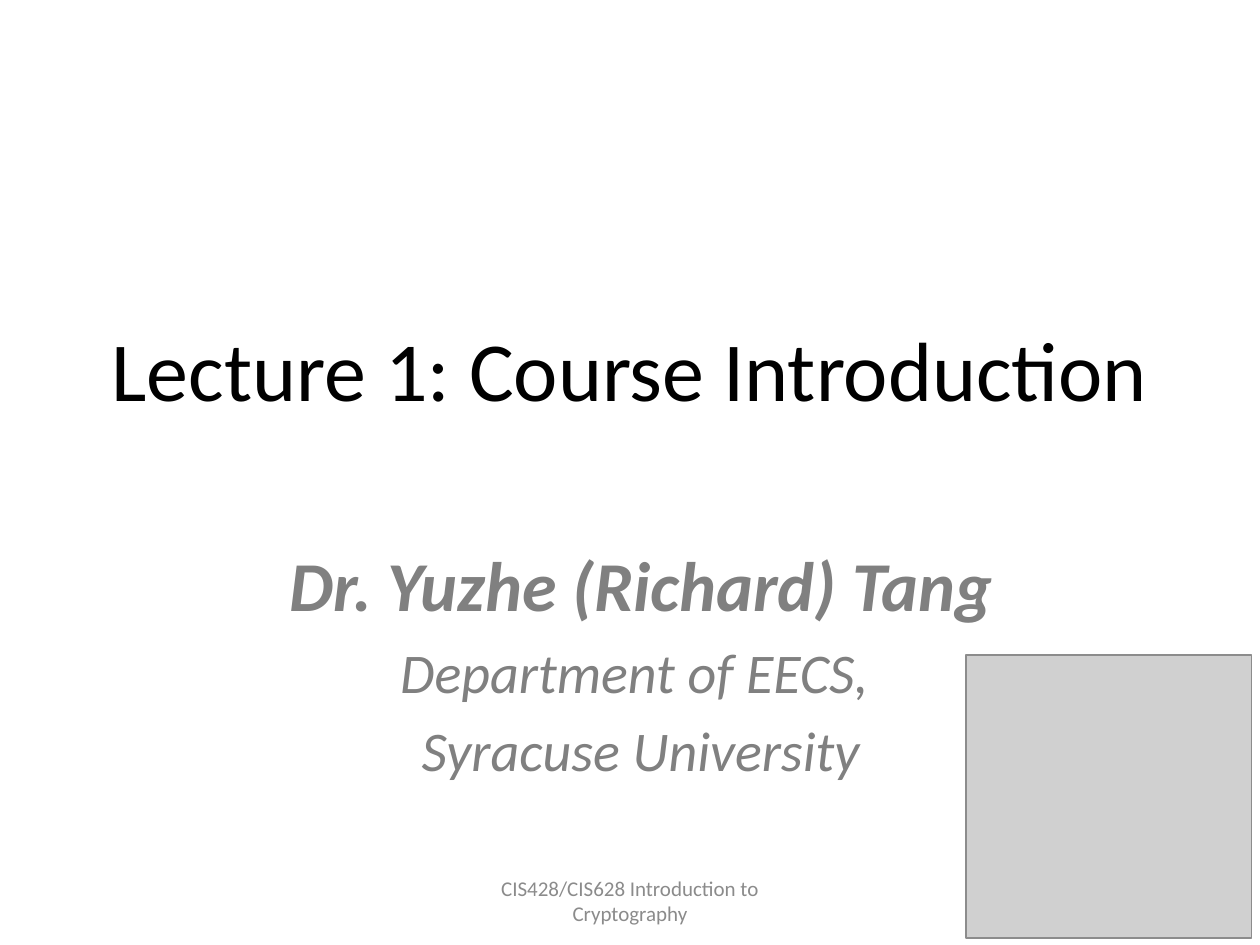
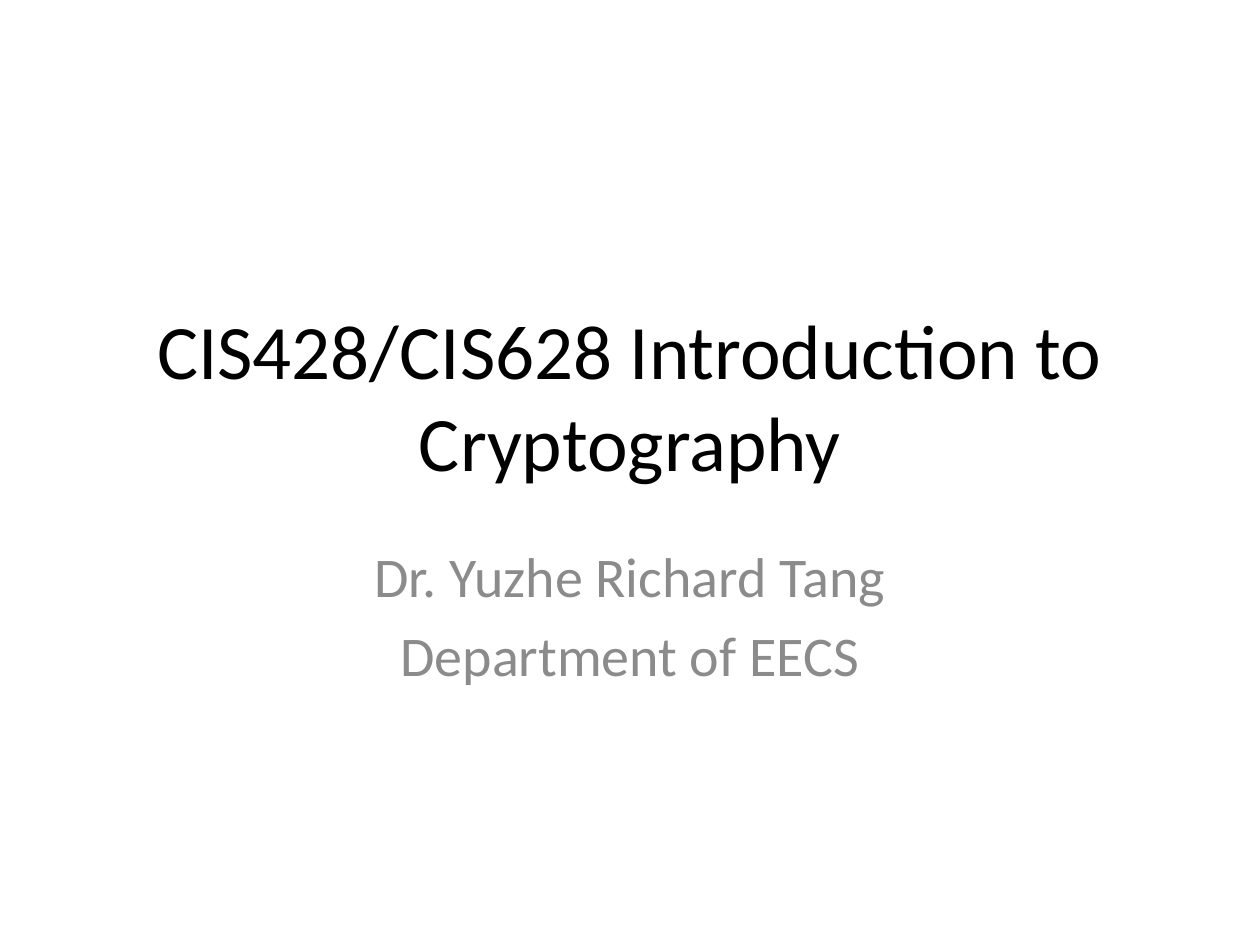
Before and after one commit to tristartom/tristartom.github.io, a slide deck: slide 1 of teaching/19f-cis428/Class-00.pptx. Drawn at 1260x945 pixels with LibreOffice and Linux fonts; fonts in the diff are those of the drawing; grey boxes stand for pictures. Boxes give left, top, right and bottom in pixels: in the first picture for what was removed or moved away, otherwise in the second. Text is boxed around its words. In the diff, an @@ line names an element or a change of style, - is before the commit and + after.

```diff
--- a/teaching/19f-cis428/Class-00.pptx
+++ b/teaching/19f-cis428/Class-00.pptx
@@ title "CIS428/CIS628 Introduction to Cryptography": place and size @@
-title "CIS428/CIS628 Introduction to Cryptography" at [501,881,758,925]
+title "CIS428/CIS628 Introduction to Cryptography" at [157,325,1101,485]
@@ title "CIS428/CIS628 Introduction to Cryptography" at [157,325,1101,485]: size 12 to 44 pt, text colour #8C8C8C to #000000 @@
@@ title removed at [112,342,1147,402] @@
-Lecture 1: Course Introduction
@@ subtitle at [374,558,886,685]: text changed; text colour #808080 to #8C8C8C; italic off @@
-Dr. Yuzhe (Richard) Tang
-Department of EECS,
-Syracuse University
+Dr. Yuzhe Richard Tang
+Department of EECS
@@ picture removed at [966,655,1252,939] @@
```
Also in this commit, not shown: 7 other slides changed, 2 slides added, 9 other files.
